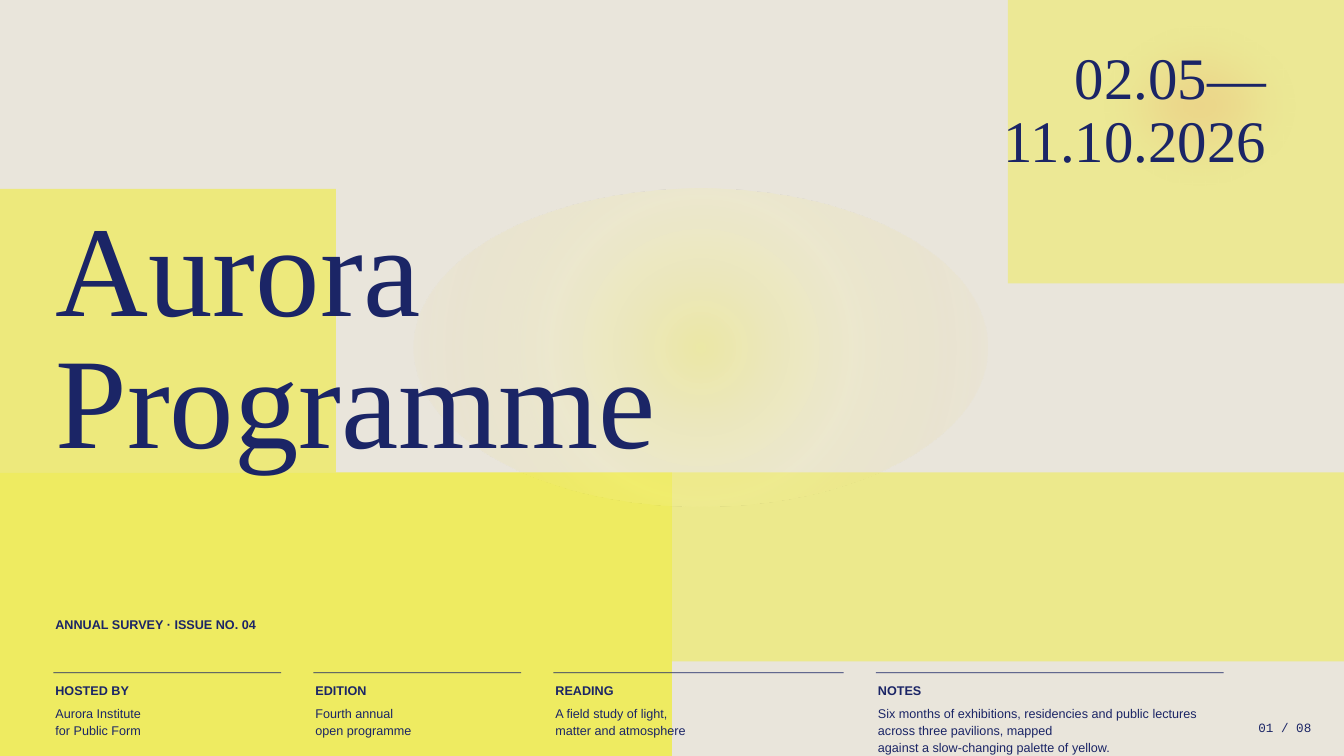
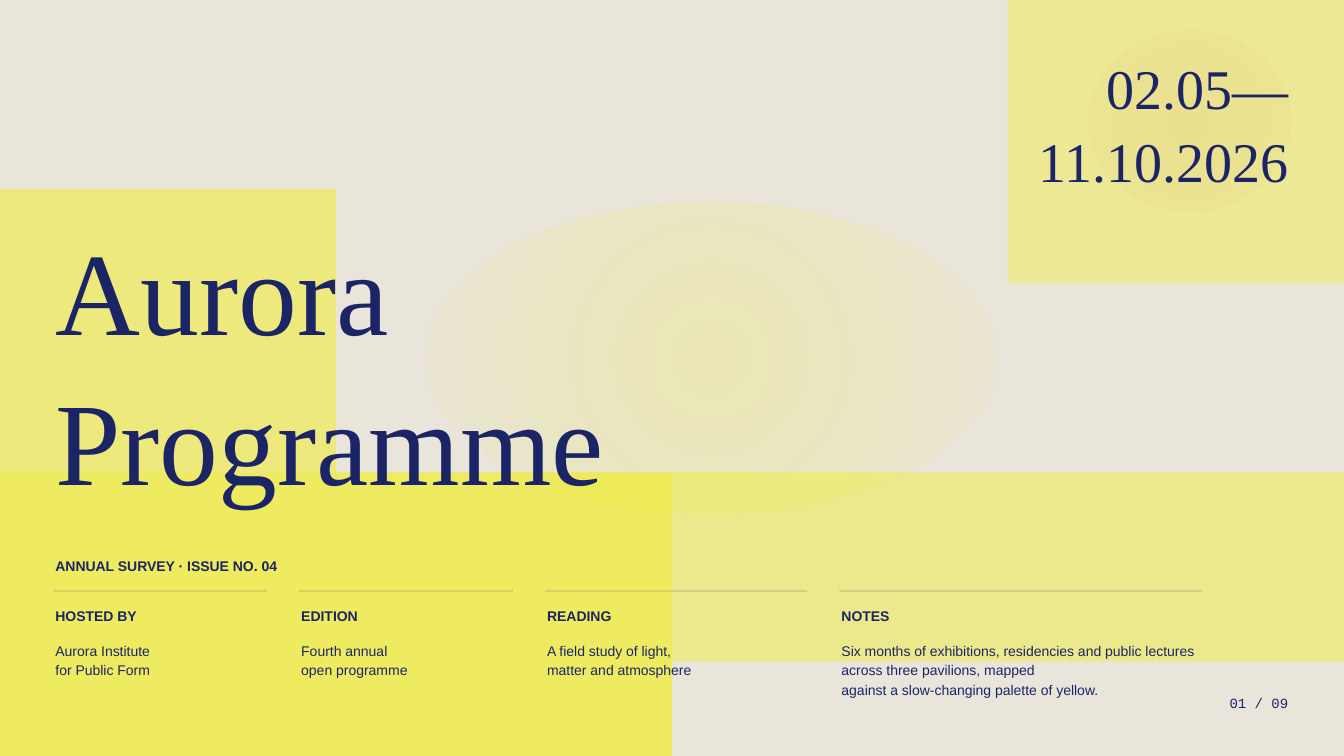
Before and after one commit to hustcer/pptx-nova, a slide deck: slide 1 of pptx-nova/assets/examples/biennale-yellow/deck.pptx. Drawn at 1344x756 pixels with LibreOffice and Linux fonts; fonts in the diff are those of the drawing. Boxes give left, top, right and bottom in pixels: in the first picture for what was removed or moved away, otherwise in the second. Text is boxed around its words. In the diff, an @@ line names an element or a change of style, - is before the commit and + after.

```diff
--- a/pptx-nova/assets/examples/biennale-yellow/deck.pptx
+++ b/pptx-nova/assets/examples/biennale-yellow/deck.pptx
@@ text "02.05—" at bbox=[1039, 71, 1289, 183]: size 42 to 40 pt; line spacing 0.9 to 1.08 @@
@@ ellipse: place and size @@
-ellipse at bbox=[1064, 0, 1336, 212]
+ellipse at bbox=[1089, 30, 1291, 212]
@@ ellipse at bbox=[1089, 30, 1291, 212]: fill #E26B4A at 16% opacity to gradient #E26B4A @@
@@ ellipse: place and size @@
-ellipse at bbox=[413, 190, 988, 507]
+ellipse at bbox=[423, 202, 998, 514]
@@ ellipse at bbox=[423, 202, 998, 514]: fill gradient #F1EE2E to #F8F39B to #F0DA7C to gradient #F1EE2E @@
@@ text "Aurora" at bbox=[55, 244, 603, 506]: size 92 to 84 pt; line spacing 0.86 to 1.06 @@
@@ size 9 to 10 pt; line spacing 1 to 1.18 in 5 elements at bbox=[301, 611, 358, 621], bbox=[55, 611, 136, 621], bbox=[841, 611, 889, 621], bbox=[547, 611, 611, 621], bbox=[55, 561, 278, 571] @@
@@ text "ANNUAL SURVEY · ISSUE NO. ...": place and size @@
-text "ANNUAL SURVEY · ISSUE NO. ..." at bbox=[55, 620, 256, 629]
+text "ANNUAL SURVEY · ISSUE NO. ..." at bbox=[55, 561, 278, 571]
@@ rectangle: place and size @@
-rectangle at bbox=[53, 673, 281, 674]
+rectangle at bbox=[53, 591, 267, 592]
@@ rectangle: place and size @@
-rectangle at bbox=[314, 673, 521, 674]
+rectangle at bbox=[299, 591, 513, 592]
@@ fill #1B2566 to #1B2566 at 35% opacity in 4 elements at bbox=[299, 591, 513, 592], bbox=[53, 591, 267, 592], bbox=[840, 591, 1203, 592], bbox=[545, 591, 808, 592] @@
@@ rectangle: place and size @@
-rectangle at bbox=[554, 673, 844, 674]
+rectangle at bbox=[545, 591, 808, 592]
@@ rectangle: place and size @@
-rectangle at bbox=[876, 673, 1224, 674]
+rectangle at bbox=[840, 591, 1203, 592]
@@ text "HOSTED BY": place and size @@
-text "HOSTED BY" at bbox=[55, 686, 129, 695]
+text "HOSTED BY" at bbox=[55, 611, 136, 621]
@@ text "EDITION": place and size @@
-text "EDITION" at bbox=[315, 686, 366, 695]
+text "EDITION" at bbox=[301, 611, 358, 621]
@@ text "READING": place and size @@
-text "READING" at bbox=[555, 686, 613, 695]
+text "READING" at bbox=[547, 611, 611, 621]
@@ text "NOTES": place and size @@
-text "NOTES" at bbox=[878, 686, 921, 695]
+text "NOTES" at bbox=[841, 611, 889, 621]
@@ text "Aurora Institute": place and size @@
-text "Aurora Institute" at bbox=[55, 709, 141, 735]
+text "Aurora Institute" at bbox=[55, 646, 150, 675]
@@ text "Fourth annual": place and size @@
-text "Fourth annual" at bbox=[315, 709, 411, 738]
+text "Fourth annual" at bbox=[301, 646, 407, 678]
@@ size 9 to 10 pt; line spacing 1.15 to 1.18 in 4 elements at bbox=[301, 646, 407, 678], bbox=[55, 646, 150, 675], bbox=[841, 646, 1194, 698], bbox=[547, 646, 692, 679] @@
@@ text "A field study of light,": place and size @@
-text "A field study of light," at bbox=[555, 709, 686, 738]
+text "A field study of light," at bbox=[547, 646, 692, 679]
@@ text "Six months of exhibitions, residencies ...": place and size @@
-text "Six months of exhibitions, residencies ..." at bbox=[878, 709, 1197, 755]
+text "Six months of exhibitions, residencies ..." at bbox=[841, 646, 1194, 698]
@@ text at bbox=[1230, 698, 1288, 708]: text changed; size 9 to 10 pt @@
-01 / 08
+01 / 09
```
Also in this commit, not shown: 7 other slides changed, 1 slide added, 46 other files.
